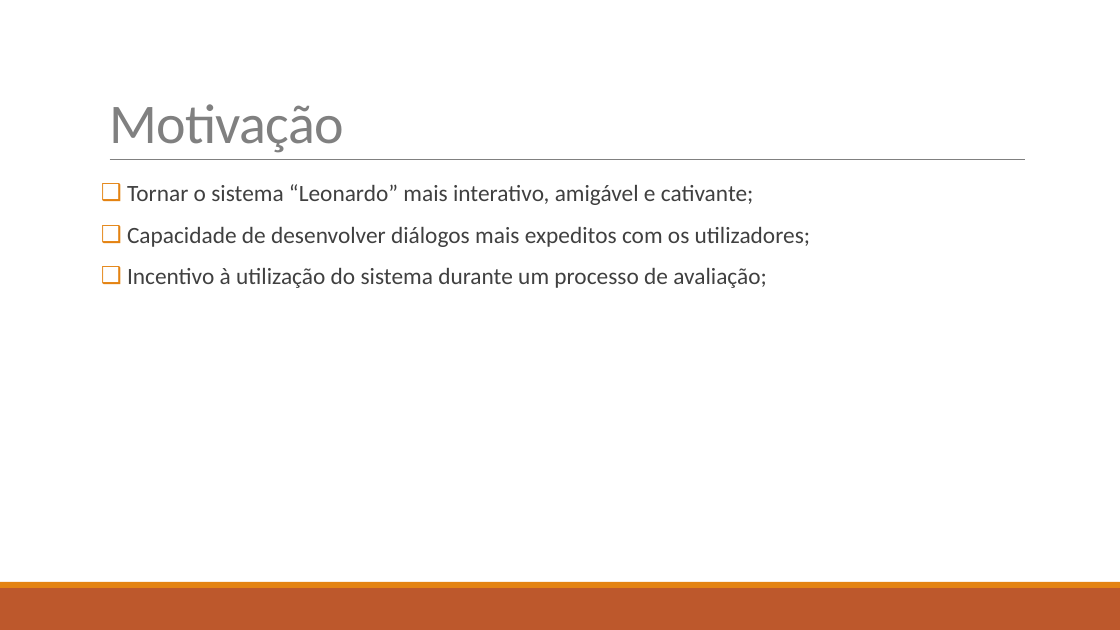
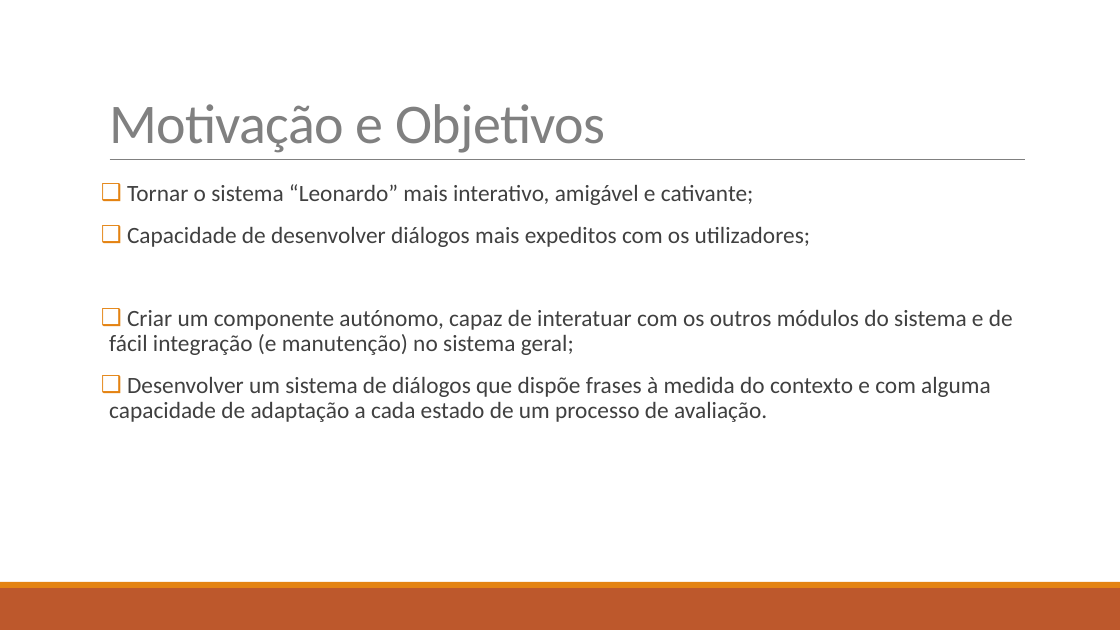
Before and after one commit to diisnc/Dialog_Agent_1819, a slide deck: slide 4 of Report/presentation_2_Luis.pptx. Drawn at 1120x630 pixels with LibreOffice and Linux fonts; fonts in the diff are those of the drawing. Boxes give left, top, right and bottom in pixels: in the first picture for what was removed or moved away, otherwise in the second. Text is boxed around its words. In the diff, an @@ line names an element or a change of style, - is before the commit and + after.

```diff
--- a/Report/presentation_2_Luis.pptx
+++ b/Report/presentation_2_Luis.pptx
@@ title at [109, 104, 606, 153]: text changed @@
-Motivação
+Motivação e Objetivos
@@ text at [109, 310, 1013, 422]: text changed @@
-❑ Incentivo à utilização do sistema durante um processo de avaliação;
+❑ Criar um componente autónomo, capaz de interatuar com os outros módulos do sistema e de fácil integração (e manutenção) no sistema geral;
+❑ Desenvolver um sistema de diálogos que dispõe frases à medida do contexto e com alguma capacidade de adaptação a cada estado de um processo de avaliação.
```
Also in this commit, not shown: 3 other slides changed, 1 slide added, 6 slides removed, 1 other file.
